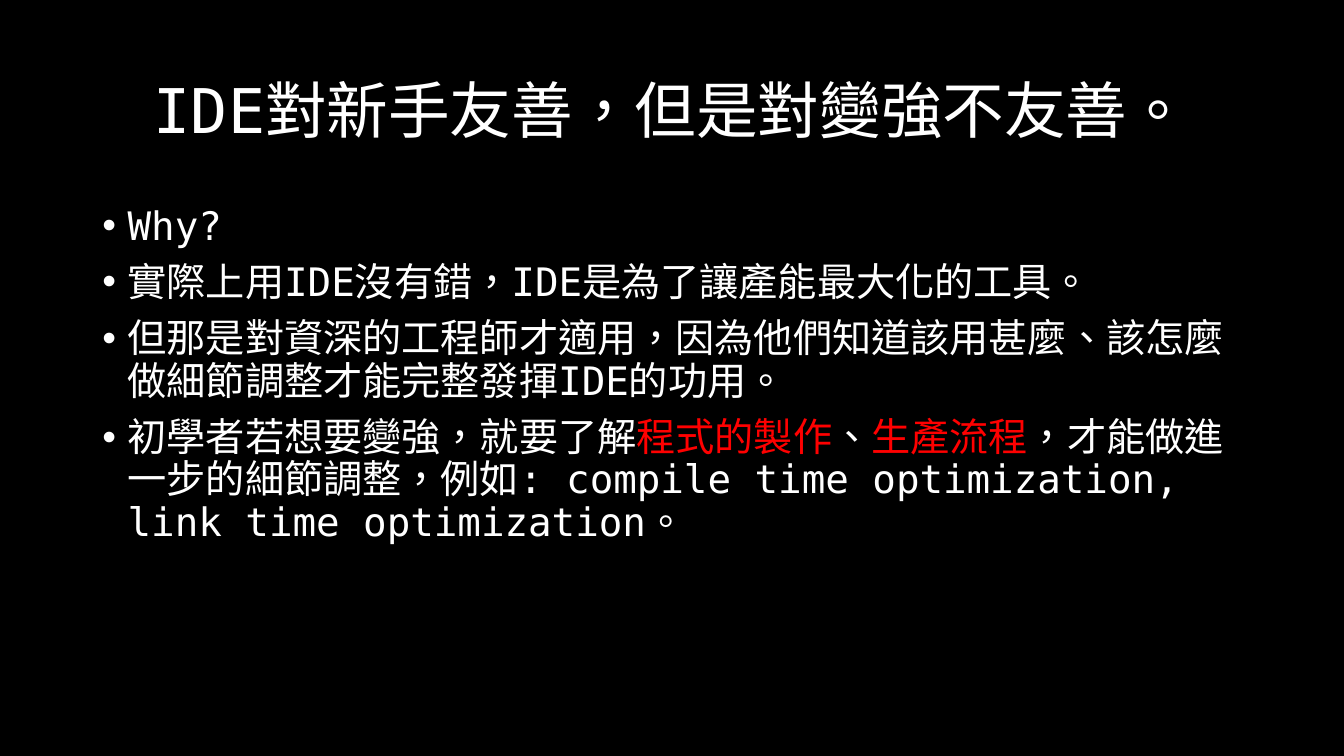
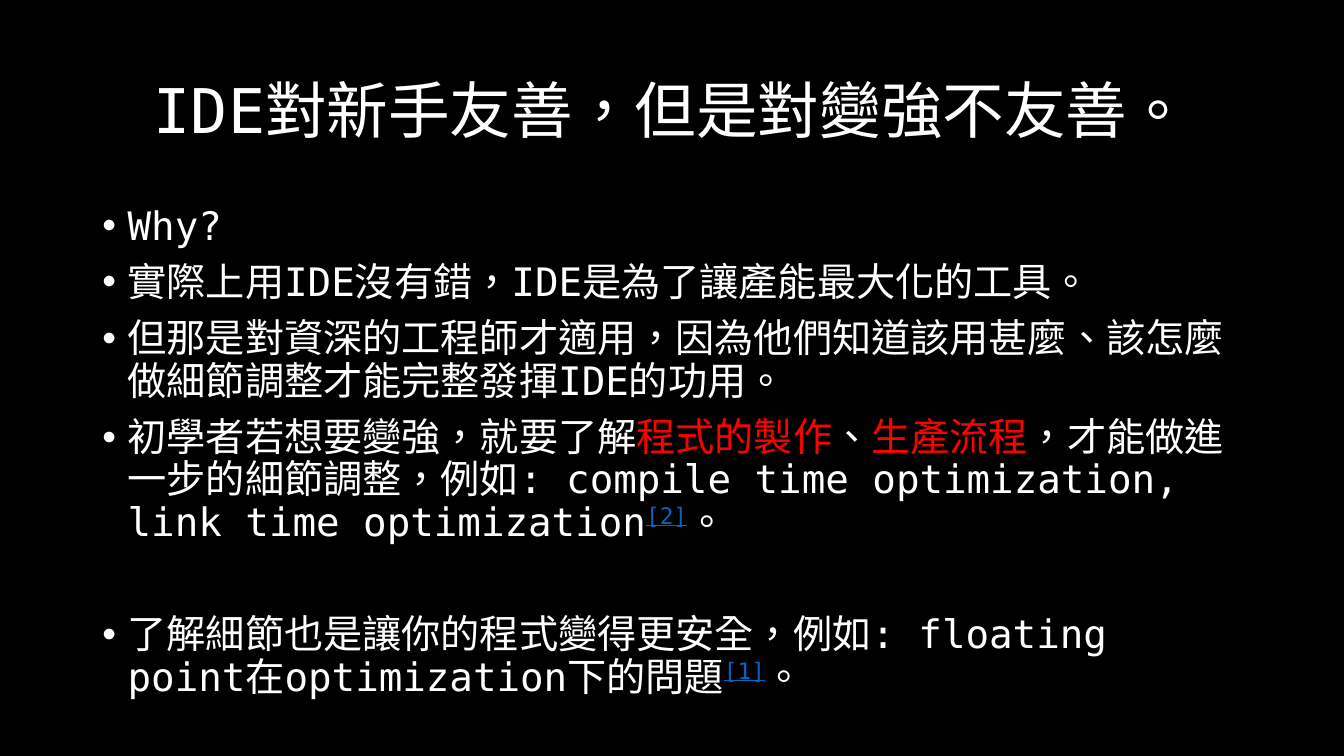
Before and after one commit to OEmiliatanO/those_c_prog_didnt_teach, a slide deck: slide 10 of Ch1/Ch1-basic.pptx (slide 9 before the commit). Drawn at 1344x756 pixels with LibreOffice and Linux fonts; fonts in the diff are those of the drawing. Boxes give left, top, right and bottom in pixels: in the first picture for what was removed or moved away, otherwise in the second. Text is boxed around its words. In the diff, an @@ line names an element or a change of style, - is before the commit and + after.

```diff
--- a/Ch1/Ch1-basic.pptx
+++ b/Ch1/Ch1-basic.pptx
@@ text at [128,418,1224,699]: text changed @@
-• 初學者若想要變強，就要了解程式的製作、生產流程，才能做進一步的細節調整，例如: compile time optimization, link time optimization。
+• 初學者若想要變強，就要了解程式的製作、生產流程，才能做進一步的細節調整，例如: compile time optimization, link time optimization[2]。
+• 了解細節也是讓你的程式變得更安全，例如: floating point在optimization下的問題[1]。
```
Also in this commit, not shown: 38 other slides changed, 7 slides added, 5 other files.
